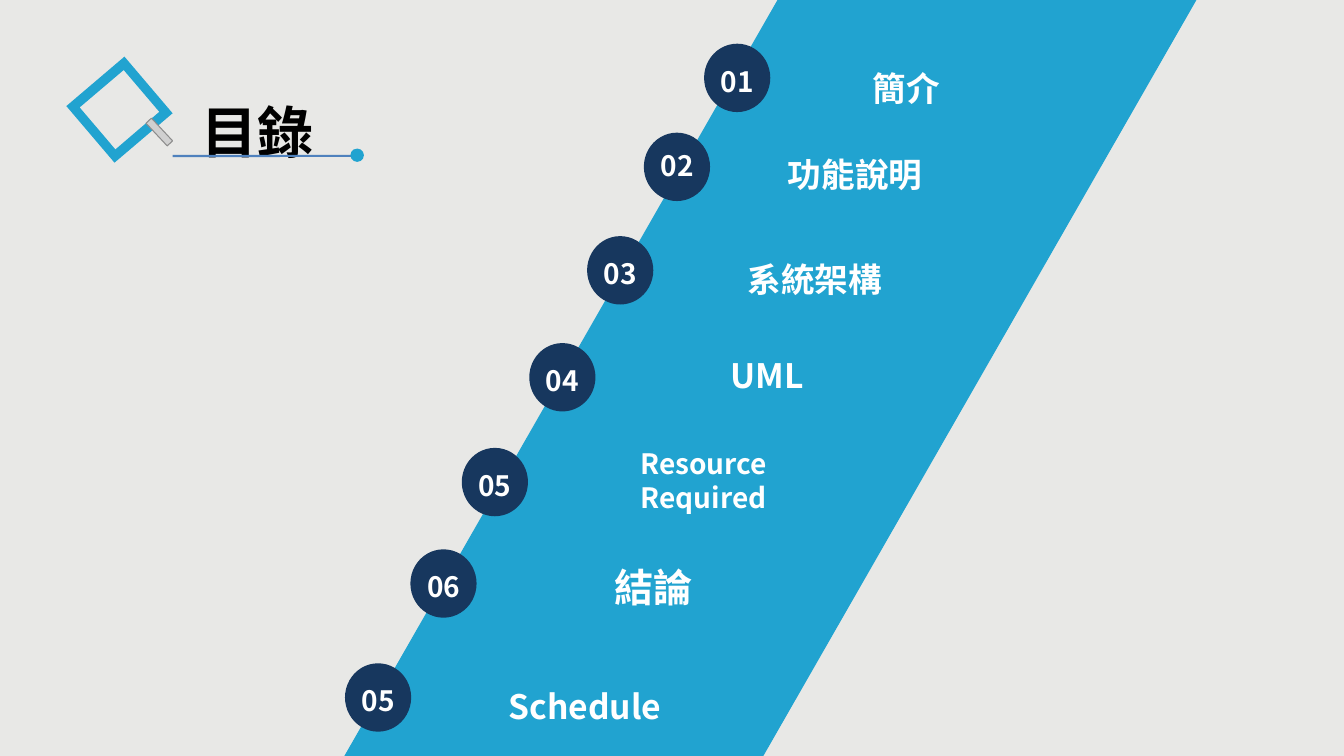
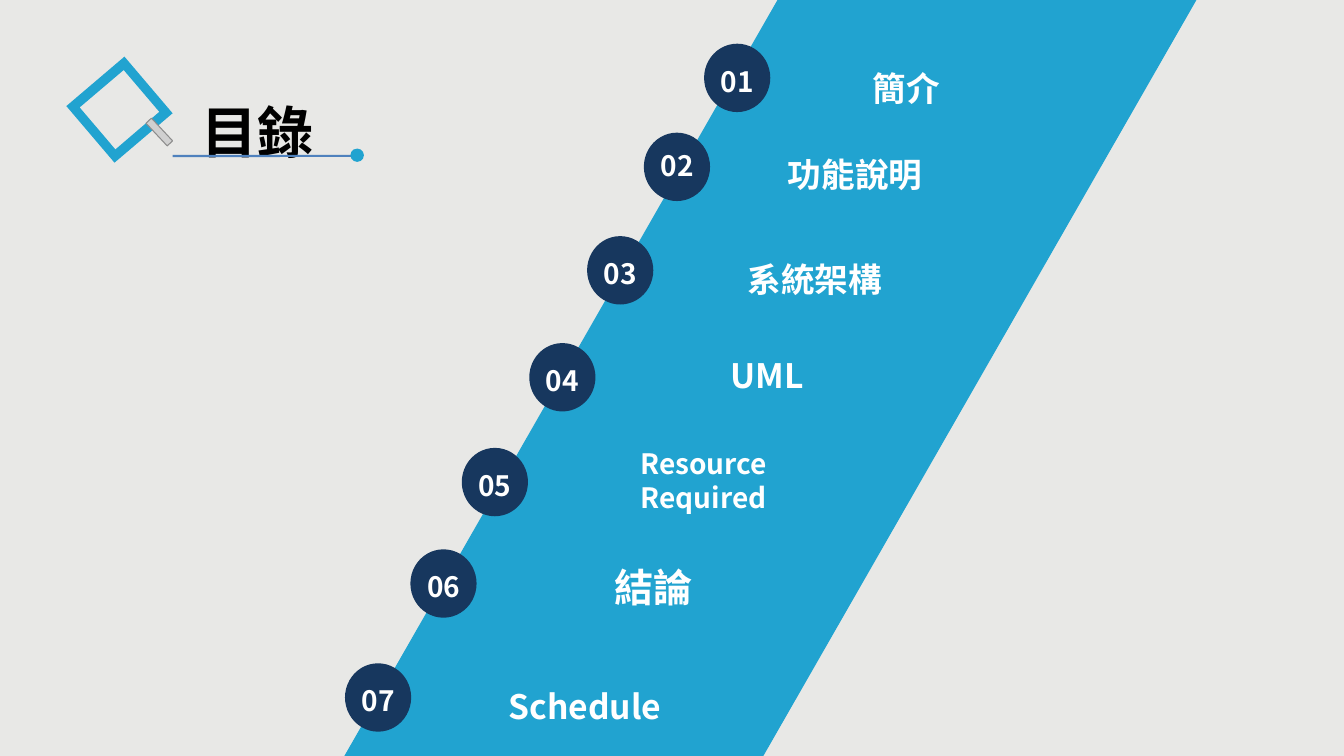
Before and after one commit to asps86101/107_SE_Team_6, a slide deck: slide 2 of 軟體工程期末報告第六組.pptx. Drawn at 1344x756 pixels with LibreOffice and Linux fonts; fonts in the diff are those of the drawing; grey boxes stand for pictures; background and template pictures are left out. Boxes give left, top, right and bottom in pixels: in the first picture for what was removed or moved away, otherwise in the second. Text is boxed around its words. In the diff, an @@ line names an element or a change of style, - is before the commit and + after.

```diff
--- a/軟體工程期末報告第六組.pptx
+++ b/軟體工程期末報告第六組.pptx
@@ text at (362,690,395,712): text changed @@
-05
+07
```
Also in this commit, not shown: 2 other slides changed, 1 other file.
